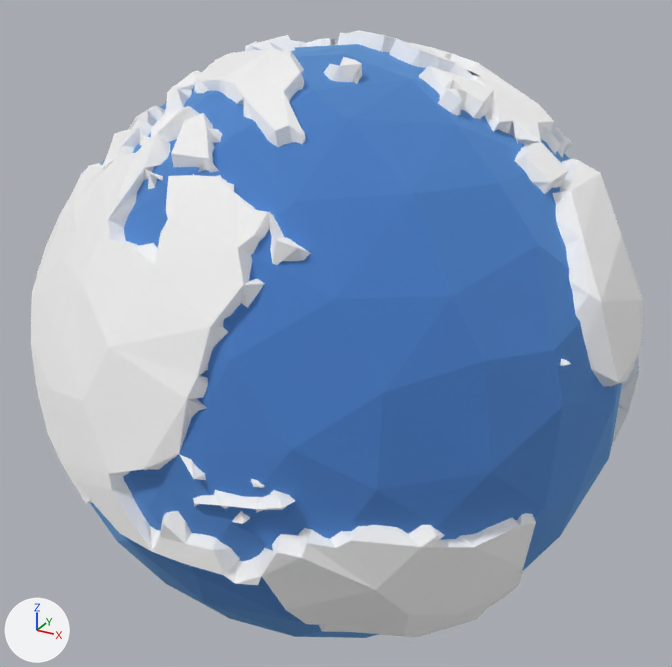
Before and after pictures for a commit that changed the glTF model src/objects/Earth/low_poly_earth.gltf.
Both versions are drawn from a 50 mm lens placed at (679.0, -1235.0, 642.0), pointed at (-2.0, 3.0, 23.0). Arrows for +X, +Y and +Z are at lower left; the lights stay in place. Where no turn or scale is listed for an object, it has been applied to the vertices.

Objects in the first picture: 'low_poly_earth'.
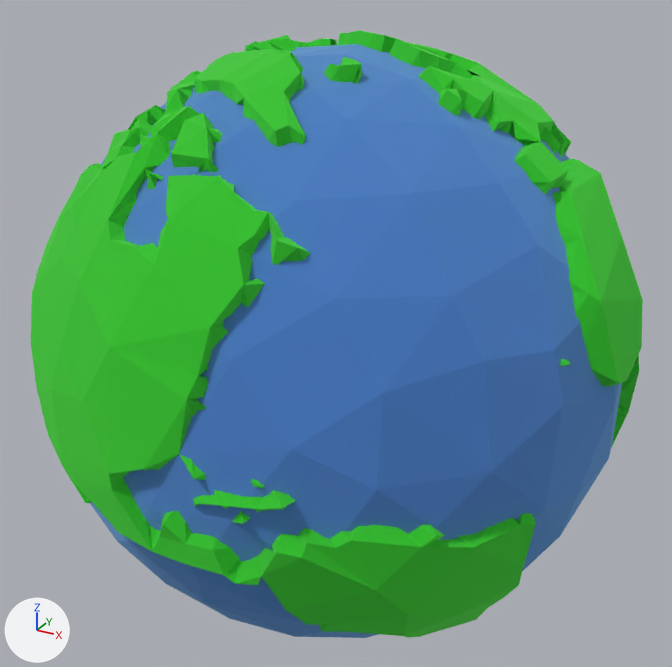
Commit message: Fixed land color on gltf file

Pixel boxes (x1, y1, x2, y2) of what changed, in the pictures (672 x 667 px):
'low_poly_earth', recoloured (white to green)
    both: (31, 30, 643, 638)

Diff of the bpy script that builds the scene:
```diff
--- a/src/objects/Earth/low_poly_earth.gltf.py
+++ b/src/objects/Earth/low_poly_earth.gltf.py
@@ mat_earth @@
 mat_earth = principled_material('earth')
-mat_earth.base_color = (1.0, 1.0, 1.0)  # white #ffffff
+mat_earth.base_color = (0.127, 0.799, 0.105)  # green #64e75b
 mat_earth.metallic = 1.0
```
